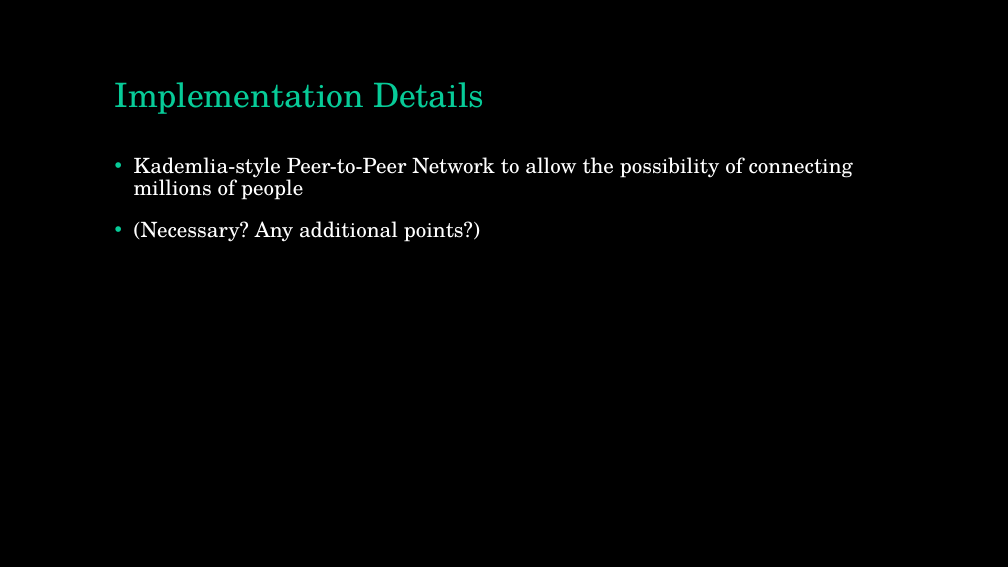
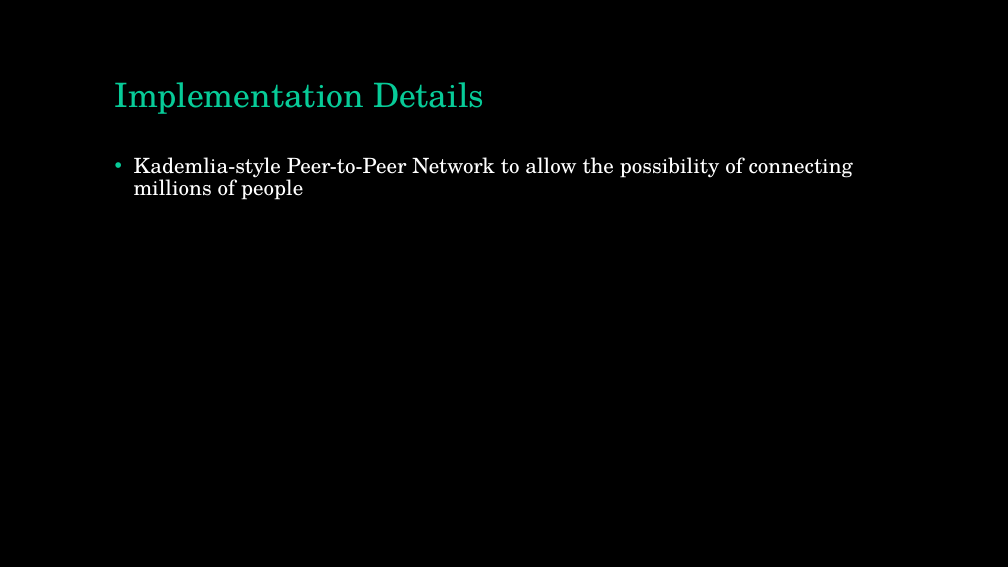
Before and after one commit to cgsheeh/SFWR3XA3_Redevelopment, a slide deck: slide 5 of Presentation/OpenBazaarSlides.pptx. Drawn at 1008x567 pixels with LibreOffice and Linux fonts; fonts in the diff are those of the drawing. Boxes give left, top, right and bottom in pixels: in the first picture for what was removed or moved away, otherwise in the second. Text is boxed around its words. In the diff, an @@ line names an element or a change of style, - is before the commit and + after.

```diff
--- a/Presentation/OpenBazaarSlides.pptx
+++ b/Presentation/OpenBazaarSlides.pptx
@@ text at (134, 221, 480, 242): paragraph removed @@
-• (Necessary? Any additional points?)
```
Also in this commit, not shown: 1 other slide changed, 1 other file.
